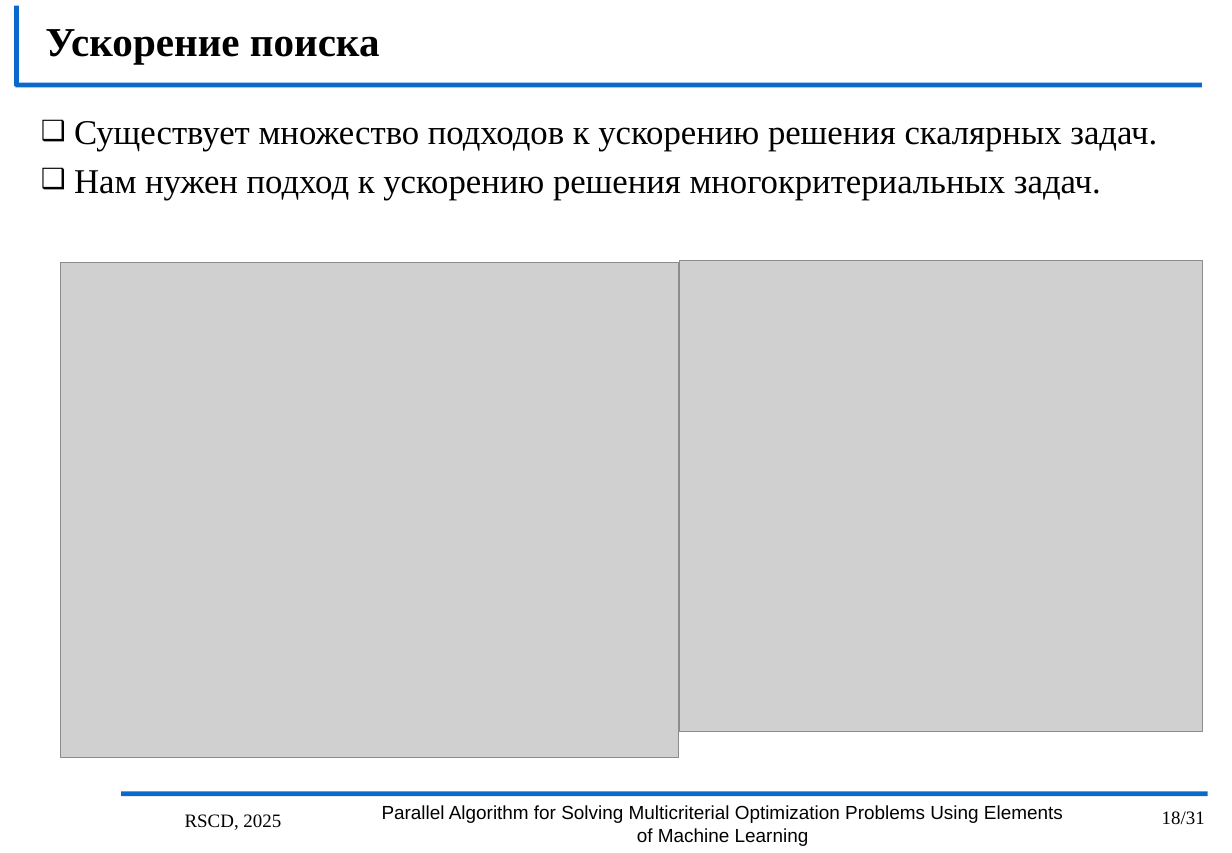
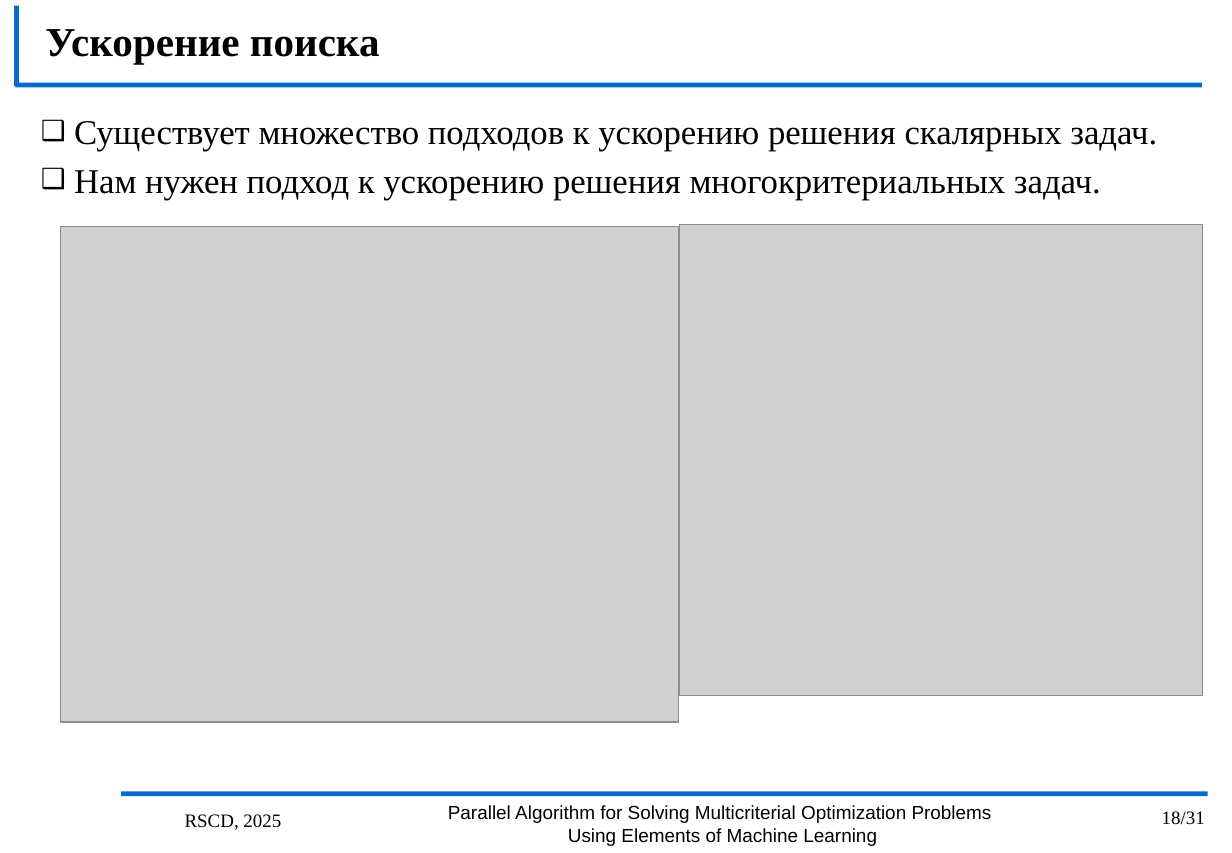
Before and after one commit to kabarkalov/GlobOptPapers, a slide deck: slide 18 of 2025/RSCD_MCO/RSCD25.pptx. Drawn at 1232x853 pixels with LibreOffice and Linux fonts; fonts in the diff are those of the drawing; grey boxes stand for pictures; background and template pictures are left out. Boxes give left, top, right and bottom in pixels: in the first picture for what was removed or moved away, otherwise in the second. Text is boxed around its words. In the diff, an @@ line names an element or a change of style, - is before the commit and + after.

```diff
--- a/2025/RSCD_MCO/RSCD25.pptx
+++ b/2025/RSCD_MCO/RSCD25.pptx
@@ picture: place and size @@
-picture at <box>60,263,678,759</box>
+picture at <box>60,226,678,722</box>
@@ picture: place and size @@
-picture at <box>679,261,1202,731</box>
+picture at <box>679,225,1202,696</box>
@@ text "Parallel Algorithm for Solving Multicriterial ..." rewrapped from <box>382,805,1063,846</box> to <box>448,805,992,846</box> @@
```
Also in this commit, not shown: 1 other slide changed.
